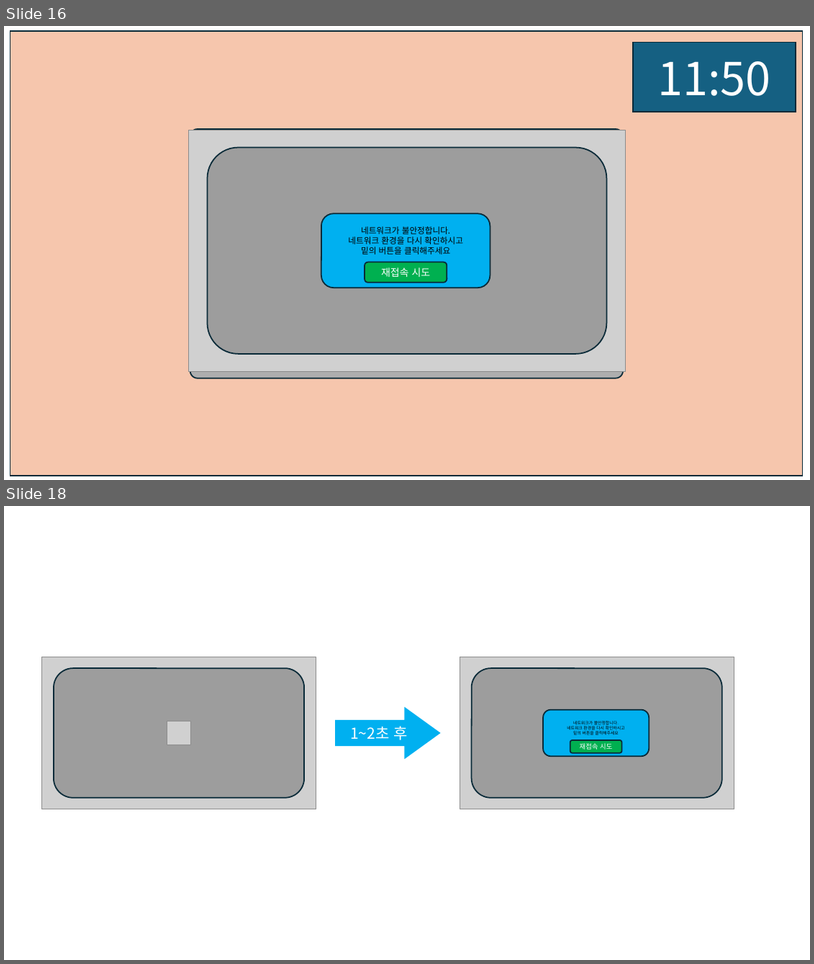
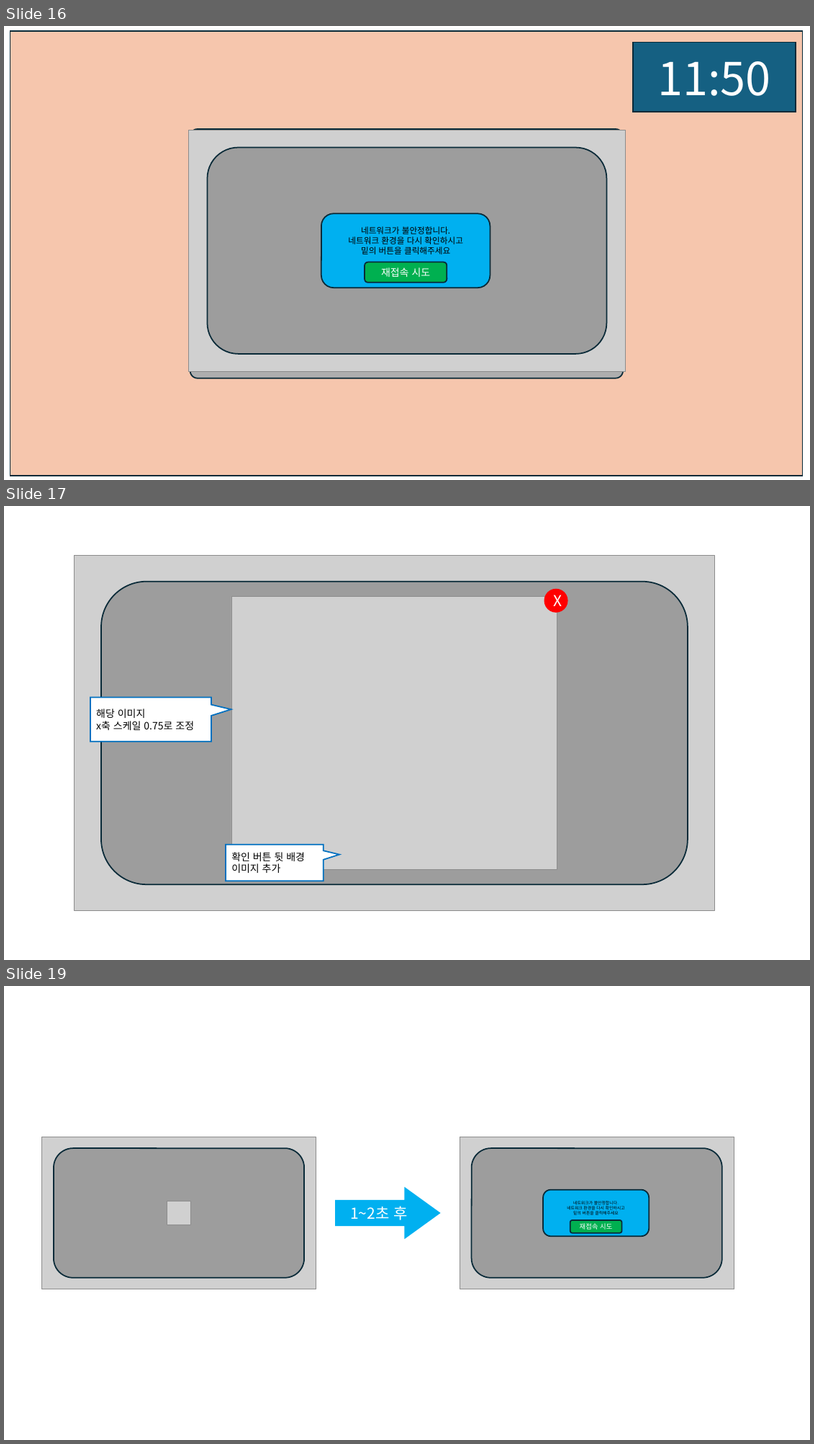
Before and after one commit to weariness00/Mandle_10Minute_Game, a slide deck: document/UI.pptx. Shown one above the other, each under a label of ours: slides 16 and 18 before the commit, slides 16, 17 and 19 after it; the slides between them are not shown. The pictures are 814x964 and 814x1444 pixels, drawn with LibreOffice and Linux fonts; fonts in the diff are those of the drawing; grey boxes stand for pictures. Boxes give left, top, right and bottom in pixels: in the first picture for what was removed or moved away, otherwise in the second. Text is boxed around its words. In the diff, an @@ line names an element or a change of style, - is before the commit and + after.

Commit message:
UI비율 건의이미지 추가

```diff
--- a/document/UI.pptx
+++ b/document/UI.pptx
@@ slide 17 added at box(4, 506, 810, 960), background #FFFFFF @@
@@ picture added at box(74, 556, 716, 910) @@
@@ rounded rectangle added at box(101, 582, 688, 885), fill #747474 at 55% opacity, outline #092A39 1.5 pt @@
@@ ellipse added at box(545, 589, 568, 613), fill #FF0000, 18 pt, text #FFFFFF @@
+X
@@ picture added at box(232, 597, 558, 870) @@
@@ speech box added at box(90, 698, 211, 741), fill #FFFFFF, outline #0070C0 1.5 pt, 12 pt, text #000000 @@
+해당 이미지
+x축 스케일 0.75로 조정
@@ speech box added at box(226, 844, 324, 880), fill #FFFFFF, outline #0070C0 1.5 pt, 12 pt, text #000000 @@
+확인 버튼 뒷 배경
+이미지 추가
@@ what was slide 18 is now slide 19 @@
```
Also in this commit, not shown: 1 slide changed, 1 other slide added, 1 slide removed, 1 other file.
